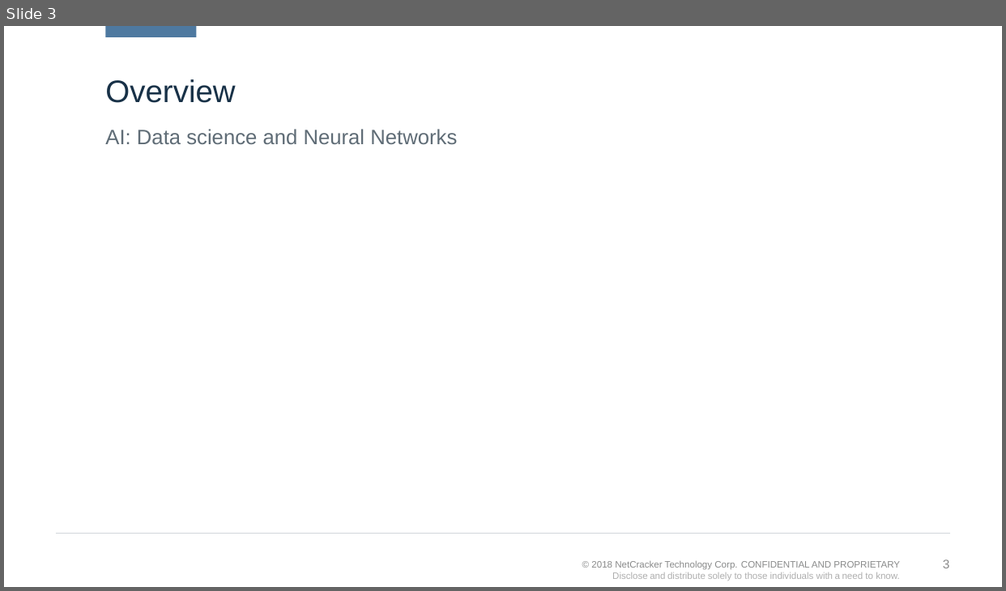
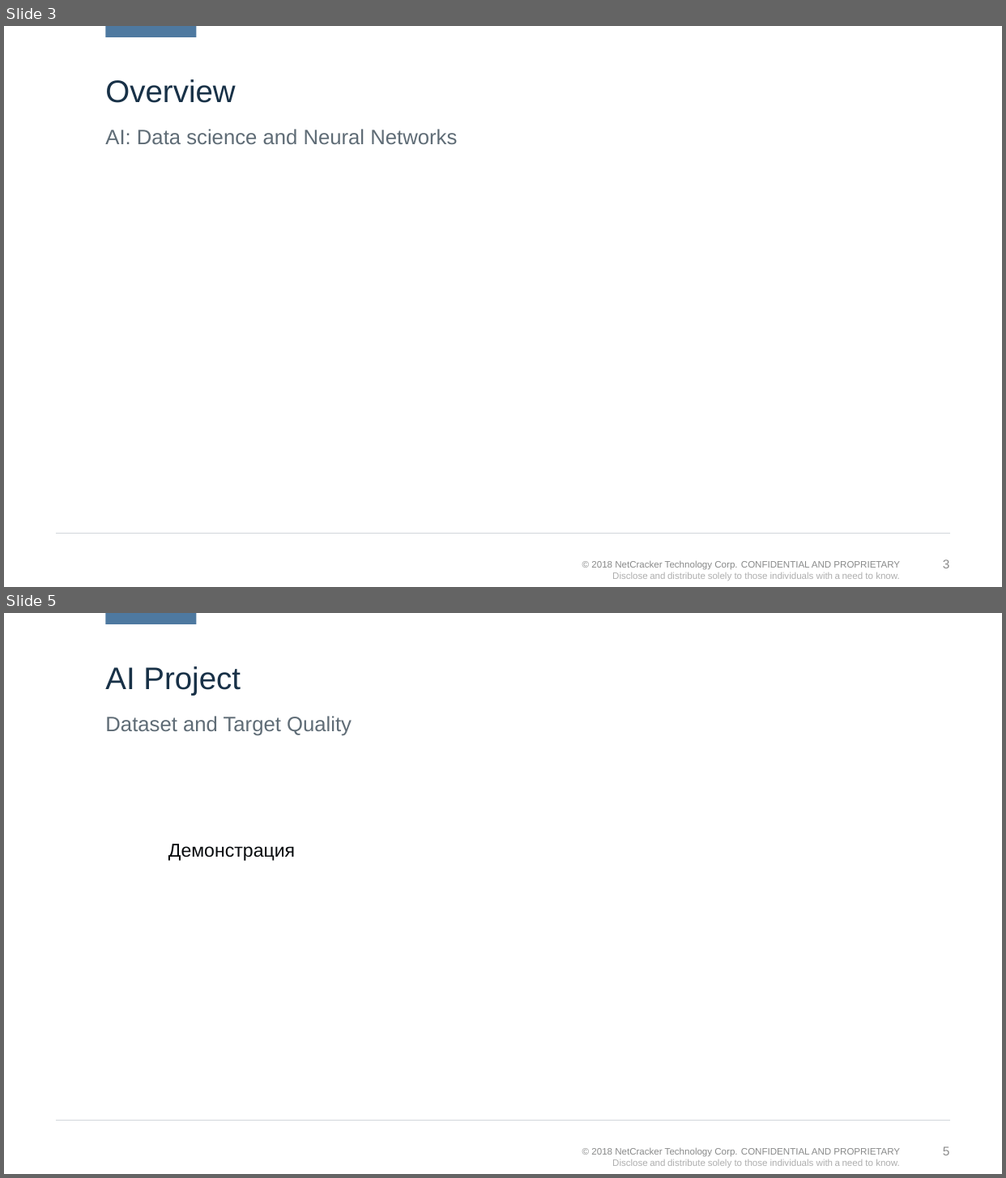
Before and after one commit to kvoloshenko/CLA, a slide deck: CLA_AI_01.pptx. Shown one above the other, each under a label of ours: slide 3 before the commit, slides 3 and 5 after it; the slides between them are not shown. The pictures are 1006x591 and 1006x1178 pixels, drawn with LibreOffice and Linux fonts; fonts in the diff are those of the drawing; background and template pictures are left out. Boxes give left, top, right and bottom in pixels: in the first picture for what was removed or moved away, otherwise in the second. Text is boxed around its words. In the diff, an @@ line names an element or a change of style, - is before the commit and + after.

```diff
--- a/CLA_AI_01.pptx
+++ b/CLA_AI_01.pptx
@@ slide 5 added at [4, 613, 1002, 1174], background #FFFFFF; not listed: 4 template elements that a slide beside it also shows @@
@@ title added at [105, 666, 241, 696], 30 pt, text #183147 @@
+AI Project
@@ text added at [105, 716, 351, 736], 20 pt, text #5F6C76 @@
+Dataset and Target Quality
@@ text added at [168, 844, 295, 861], 18 pt, text #070A0D @@
+Демонстрация
```
Also in this commit, not shown: 1 slide changed, 5 other slides added, 2 slides removed.
